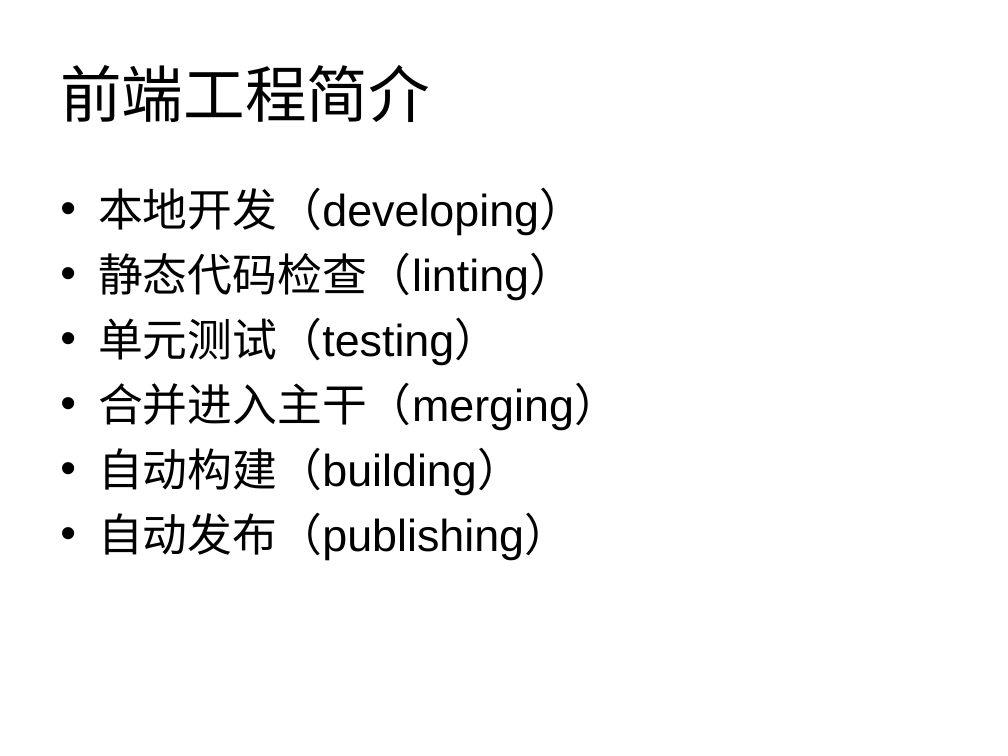
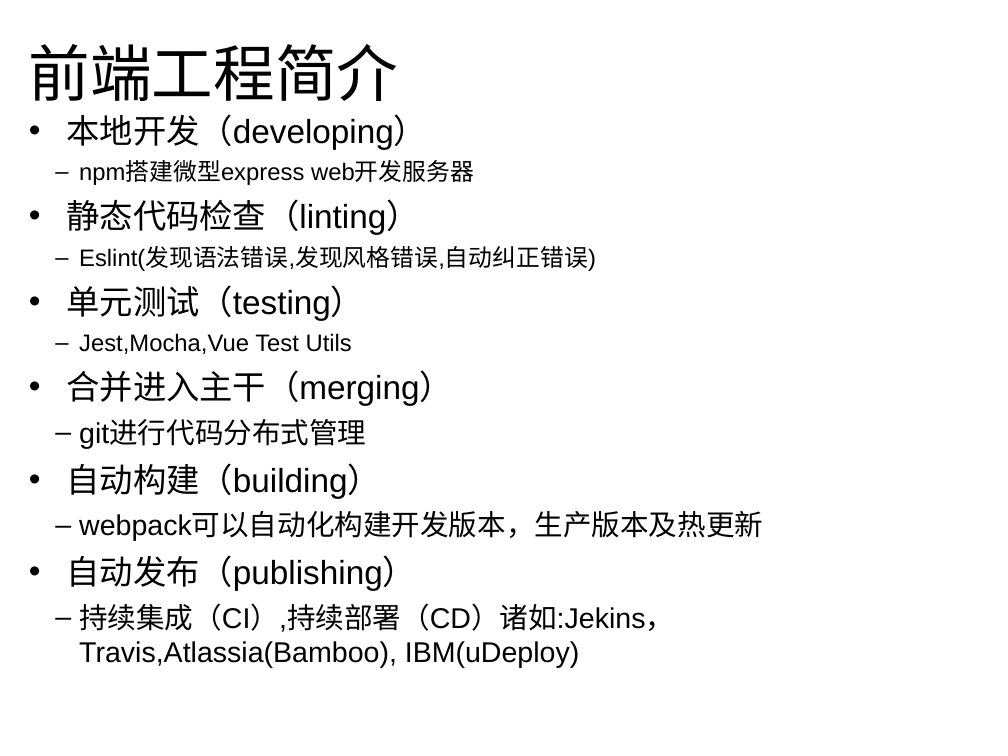
Before and after one commit to SharkBaby/FrontEndIntroduction_PPT, a slide deck: slide 9 of Web前端技术分享.ppt (slide 8 before the commit). Drawn at 1008x756 pixels with LibreOffice and Linux fonts; fonts in the diff are those of the drawing. Boxes give left, top, right and bottom in pixels: in the first picture for what was removed or moved away, otherwise in the second. Text is boxed around its words. In the diff, an @@ line names an element or a change of style, - is before the commit and + after.

Commit message:
1. 第二次更新Web前端技术分享 2. 更新README.md

```diff
--- a/Web前端技术分享.ppt
+++ b/Web前端技术分享.ppt
@@ title "前端工程简介": place and size @@
-title "前端工程简介" at (60,65,430,122)
+title "前端工程简介" at (29,44,399,101)
@@ text "本地开发（developing）": place and size @@
-text "本地开发（developing）" at (98,187,619,561)
+text "本地开发（developing）" at (67,114,763,668)
@@ text at (67,114,453,591): size 32 to 23.8 pt in "本地开发（developing）", "静态代码检查（linting）", "单元测试（testing）", "合并进入主干（merging）" and 2 more places; less space between paragraphs @@
@@ text at (79,161,474,185): paragraph added @@
+  – npm搭建微型express web开发服务器
@@ text at (79,247,596,271): paragraph added @@
+  – Eslint(发现语法错误,发现风格错误,自动纠正错误)
@@ text at (79,333,352,354): paragraph added @@
+  – Jest,Mocha,Vue Test Utils
@@ text at (79,420,366,448): paragraph added @@
+  – git进行代码分布式管理
@@ text at (79,513,763,541): paragraph added @@
+  – webpack可以自动化构建开发版本，生产版本及热更新
@@ text at (79,603,674,668): paragraph added @@
+  – 持续集成（CI）,持续部署（CD）诸如:Jekins，Travis,Atlassia(Bamboo), IBM(uDeploy)
```
Also in this commit, not shown: 2 other slides changed, 1 slide added, 1 slide removed, 2 other files.
